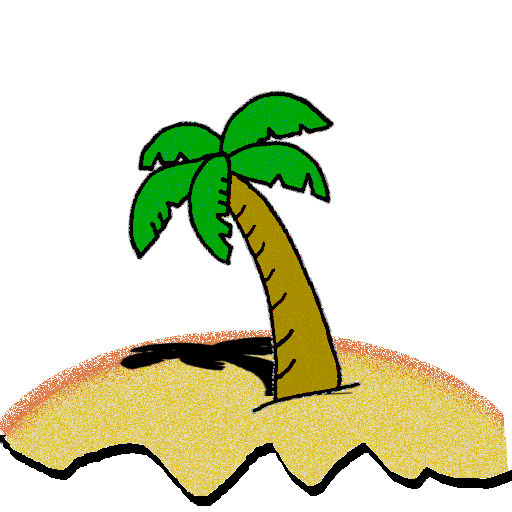
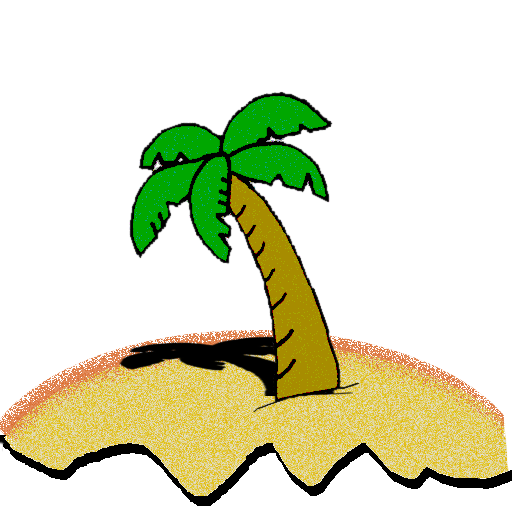
Layered file, before and after one edit (512x512). Changes by layer:
painted on "tree" over [127, 89, 362, 415]
